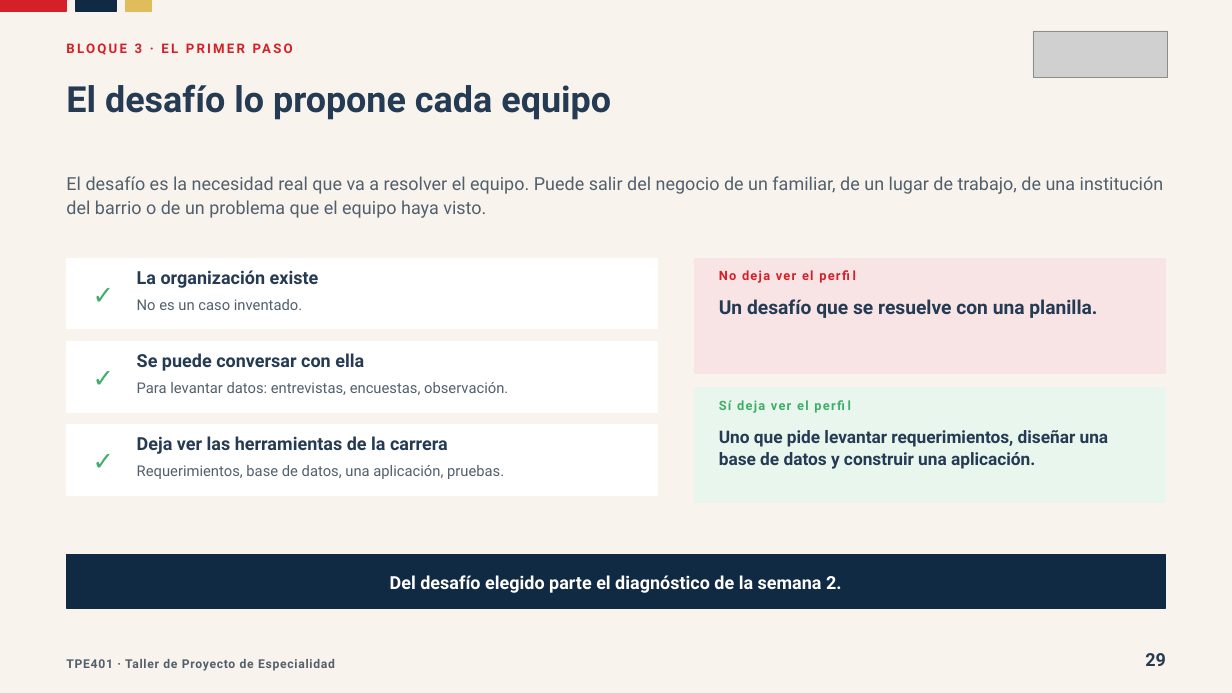
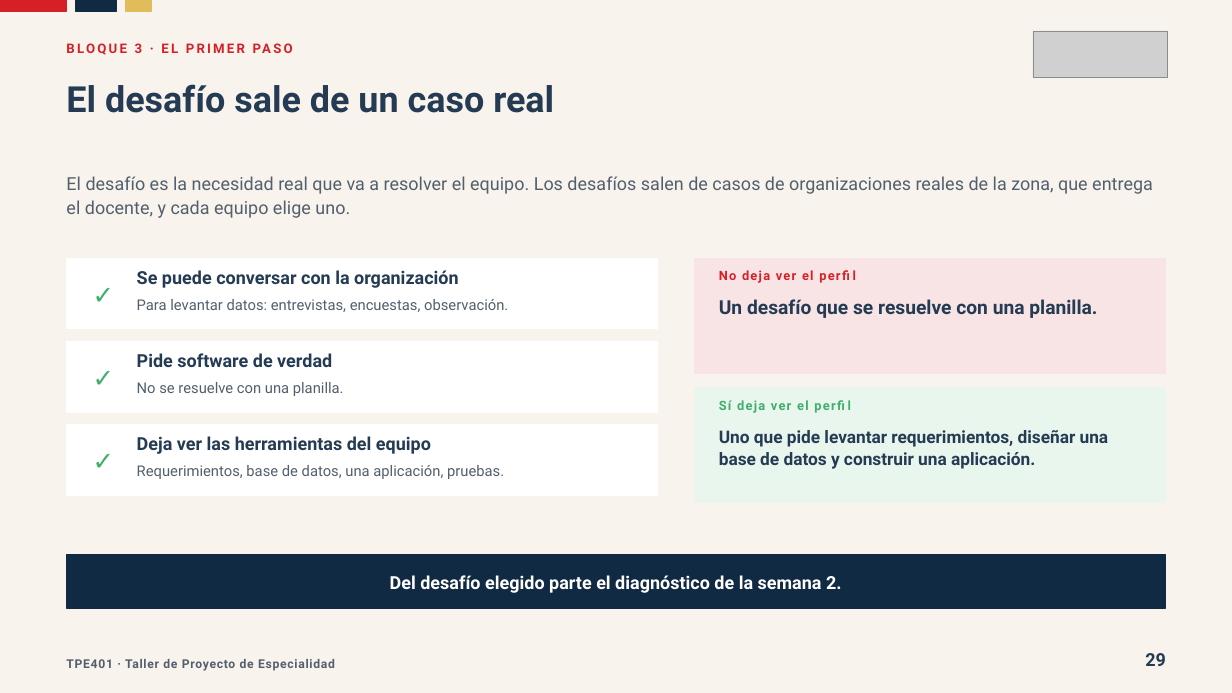
Before and after one commit to Dieg0Code/tpe401-taller-de-proyecto-de-especialidad, a slide deck: slide 29 of clases/semana-01/01/ppt/Clase-01-Un-Software-Para-Alguien-Real.pptx. Drawn at 1232x693 pixels with LibreOffice and Linux fonts; fonts in the diff are those of the drawing; grey boxes stand for pictures. Boxes give left, top, right and bottom in pixels: in the first picture for what was removed or moved away, otherwise in the second. Text is boxed around its words. In the diff, an @@ line names an element or a change of style, - is before the commit and + after.

```diff
--- a/clases/semana-01/01/ppt/Clase-01-Un-Software-Para-Alguien-Real.pptx
+++ b/clases/semana-01/01/ppt/Clase-01-Un-Software-Para-Alguien-Real.pptx
@@ text at (66,84,554,113): text changed @@
-El desafío lo propone cada equipo
+El desafío sale de un caso real
@@ text at (66,176,1153,218): text changed @@
-El desafío es la necesidad real que va a resolver el equipo. Puede salir del negocio de un familiar, de un lugar de trabajo, de una institución del barrio o de un problema que el equipo haya visto.
+El desafío es la necesidad real que va a resolver el equipo. Los desafíos salen de casos de organizaciones reales de la zona, que entrega el docente, y cada equipo elige uno.
@@ text at (137,270,459,288): text changed @@
-La organización existe
+Se puede conversar con la organización
@@ text "Para levantar datos: entrevistas, encuestas, ...": place and size @@
-text "Para levantar datos: entrevistas, encuestas, ..." at (137,382,508,395)
+text "Para levantar datos: entrevistas, encuestas, ..." at (137,299,508,312)
@@ text removed at (137,299,302,310) @@
-No es un caso inventado.
@@ text at (137,353,332,367): text changed @@
-Se puede conversar con ella
+Pide software de verdad
@@ text added at (137,382,344,396), 11.5 pt, text #52606D @@
+No se resuelve con una planilla.
@@ text at (137,436,431,454): text changed @@
-Deja ver las herramientas de la carrera
+Deja ver las herramientas del equipo
```
Also in this commit, not shown: 6 other files.
